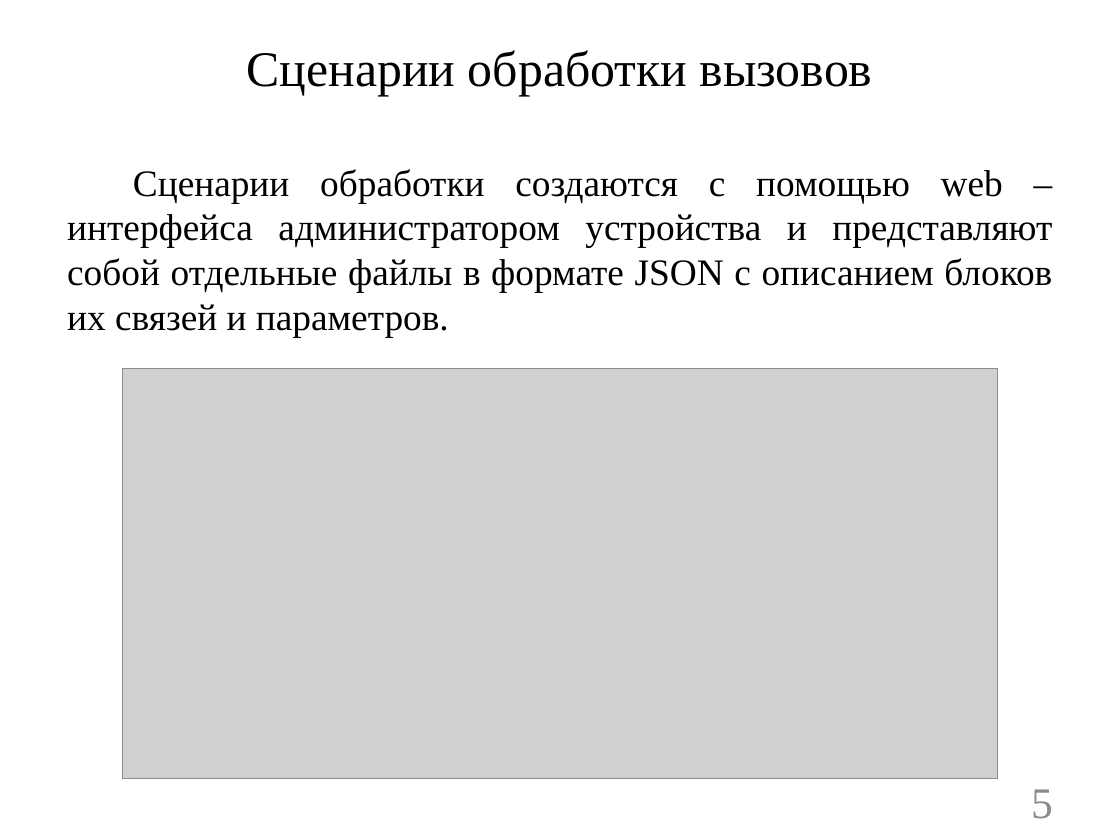
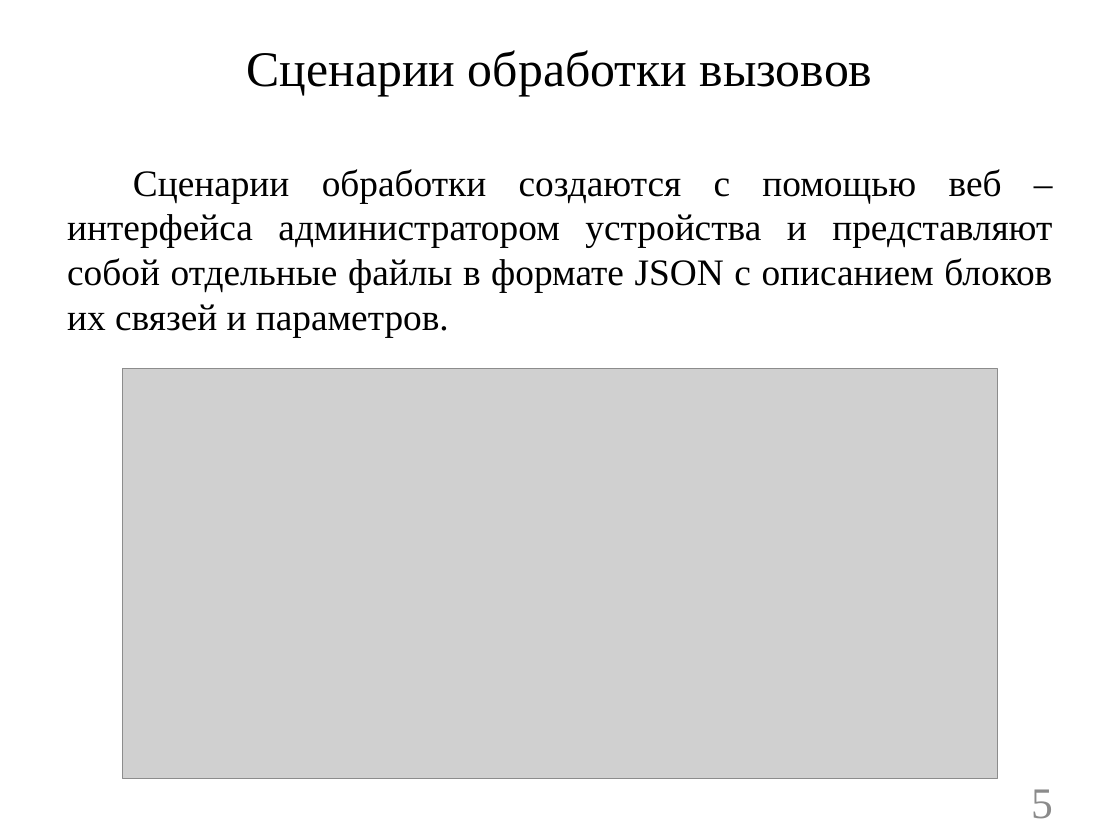
Before and after one commit to ALeschev/tunel, a slide deck: slide 5 of sibsutis/2015/dpl/DPL_pres.pptx. Drawn at 1120x840 pixels with LibreOffice and Linux fonts; fonts in the diff are those of the drawing; grey boxes stand for pictures; background and template pictures are left out. Boxes give left, top, right and bottom in pixels: in the first picture for what was removed or moved away, otherwise in the second. Text is boxed around its words. In the diff, an @@ line names an element or a change of style, - is before the commit and + after.

```diff
--- a/sibsutis/2015/dpl/DPL_pres.pptx
+++ b/sibsutis/2015/dpl/DPL_pres.pptx
@@ text at (67,169,1052,337): text changed @@
-Сценарии обработки создаются с помощью web – интерфейса администратором устройства и представляют собой отдельные файлы в формате JSON с описанием блоков их связей и параметров.
+Сценарии обработки создаются с помощью веб – интерфейса администратором устройства и представляют собой отдельные файлы в формате JSON с описанием блоков их связей и параметров.
```
Also in this commit, not shown: 7 other slides changed, 1 slide added, 2 slides removed, 6 other files.
